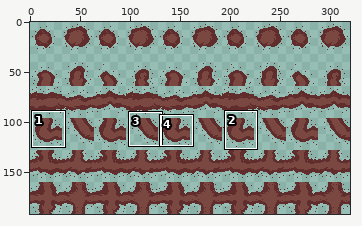
Two versions of one sprite sheet, Assets/Sprites/Aesthetic pack base set (Free)/Trail_New.png. Above, an overview of the earlier version with the close-up marked.
Close-up. Before:
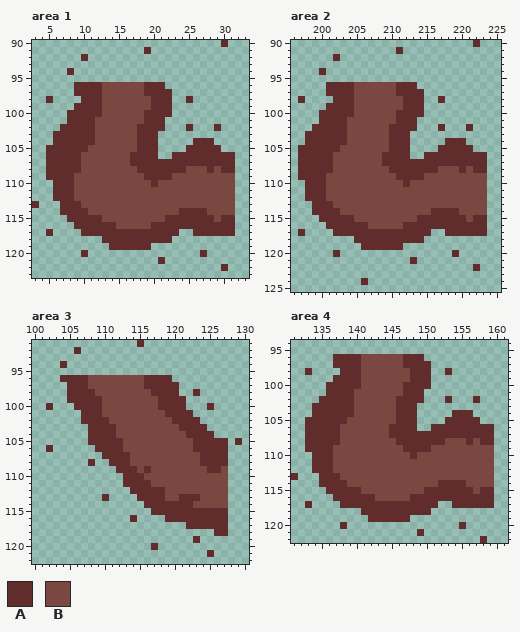
The file is 320x192 pixels. Shown: area 1: x 3..33, y 90..123; area 2: x 196..225, y 90..125; area 3: x 100..130, y 91..122; area 4: x 131..161, y 94..122. The commit also changed other parts of the picture, which this record leaves out.
Palette (. is transparent): A #602c2c  B #7a4841
Pixels before, area 1, first column x 3:
 90 ...........................A.
 91 ................A............
 92 .......A.....................
 93 .............................
 94 .....A.......................
 95 .............................
 96 ......AAAABBBBBBAAA..........
 97 ......AAAABBBBBBAAAA.........
 98 ..A....AAABBBBBBBAAA..A......
 99 ......AAAABBBBBBBAAA.........
100 .....AAAAABBBBBBAAAA.........
101 .....AAAABBBBBBBAAA..........
102 ....AAAAABBBBBBAAAA...A...A..
103 ...AAAAAABBBBBBAAA...........
104 ...AAAAAABBBBBBAAA.....AAA...
105 ..AAAAAABBBBBBBAAA....AAAAA..
106 ..AAAAABBBBBBBAAAA..AAAAAAAAA
107 ..AAAAABBBBBBBAAAAAAAAAAAAAAA
108 ..AAAAABBBBBBBBAAAAAAABBBABAA
109 ..AAAABBBBBBBBBBAAAABBBBBBBBB
110 ...AAABBBBBBBBBBBABBBBBBBBBBB
111 ...AAABBBBBBBBBBBBBBBBBBBBBBB
112 ...AAABBBBBBBBBBBBBBBBBBBBBBB
113 A...AAABBBBBBBBBBBBBBBBBBBBBB
114 ....AAAABBBBBBBBBBBBBAAAABBBB
115 .....AAAAABBBBBBBBBAAAAAAABAA
116 ......AAAAAABBBBBAAAAAAAAAAAA
117 ..A....AAAAAAAAAAAAAA..AAAAAA
118 ..........AAAAAAAAAA.........
119 ...........AAAAAA............
120 .......A................A....
121 ..................A..........
122 ...........................A.
Pixels before, area 2, first column x 197:
 90 .........................A.
 91 ..............A............
 92 .....A.....................
 93 ...........................
 94 ...A.......................
 95 ...........................
 96 ....AAAABBBBBBAAA..........
 97 ....AAAABBBBBBAAAA.........
 98 A....AAABBBBBBBAAA..A......
 99 ....AAAABBBBBBBAAA.........
100 ...AAAAABBBBBBAAAA.........
101 ...AAAABBBBBBBAAA..........
102 ..AAAAABBBBBBAAAA...A...A..
103 .AAAAAABBBBBBAAA...........
104 .AAAAAABBBBBBAAA.....AAA...
105 AAAAAABBBBBBBAAA....AAAAA..
106 AAAAABBBBBBBAAAA..AAAAAAAAA
107 AAAAABBBBBBBAAAAAAAAAAAAAAA
108 AAAAABBBBBBBBAAAAAAABBBABAA
109 AAAABBBBBBBBBBAAAABBBBBBBBB
110 .AAABBBBBBBBBBBABBBBBBBBBBB
111 .AAABBBBBBBBBBBBBBBBBBBBBBB
112 .AAABBBBBBBBBBBBBBBBBBBBBBB
113 ..AAABBBBBBBBBBBBBBBBBBBBBB
114 ..AAAABBBBBBBBBBBBBAAAABBBB
115 ...AAAAABBBBBBBBBAAAAAAABAA
116 ....AAAAAABBBBBAAAAAAAAAAAA
117 A....AAAAAAAAAAAAAA..AAAAAA
118 ........AAAAAAAAAA.........
119 .........AAAAAA............
120 .....A................A....
121 ................A..........
122 .........................A.
123 ...........................
124 .........A.................
Pixels before, area 3, first column x 102:
 91 .............A..............
 92 ....A.......................
 93 ............................
 94 ..A.........................
 95 ............................
 96 ..AAAABBBBBBBBAAAA..........
 97 ...AAABBBBBBBBAAAAA.........
 98 ...AAAABBBBBBBBAAAA..A......
 99 ...AAAAABBBBBBBBAAAA........
100 A...AAAABBBBBBBBAAAA...A....
101 .....AAABBBBBBBBBAAAA.......
102 .....AAAABBBBBBBBBAAAA......
103 ......AAAABBBBBBBBBAAAA.....
104 ......AAAABBBBBBBBBBAAAA....
105 ......AAAAABBBBBBBBBBAAAAA.A
106 A......AAAABBBBBBBBBBAAAAA..
107 ........AAAABBBBBBBBBBAAAA..
108 ......A..AAABBBBBBBBBBAAAA..
109 ..........AAABABBBBBBBBAAB..
110 ...........AAABBBBBBBBBBBB..
111 ...........AAAABBBBBBBBBBB..
112 ............AAAAABBBBBBBBB..
113 ........A....AAAABBAAABBBB..
114 ..............AAAAAAABBBBB..
115 ...............AAAAAAAAAAA..
116 ............A....AAAAAAAAA..
117 ....................AAAAAA..
118 ........................AA..
119 .....................A......
120 ...............A............
121 .......................A....
Pixels before, area 4, first column x 131:
 96 ......AAAABBBBBBAAA..........
 97 ......AAAABBBBBBAAAA.........
 98 ..A....AAABBBBBBBAAA..A......
 99 ......AAAABBBBBBBAAA.........
100 .....AAAAABBBBBBAAAA.........
101 .....AAAABBBBBBBAAA..........
102 ....AAAAABBBBBBAAAA...A...A..
103 ...AAAAAABBBBBBAAA...........
104 ...AAAAAABBBBBBAAA.....AAA...
105 ..AAAAAABBBBBBBAAA....AAAAA..
106 ..AAAAABBBBBBBAAAA..AAAAAAAAA
107 ..AAAAABBBBBBBAAAAAAAAAAAAAAA
108 ..AAAAABBBBBBBBAAAAAAABBBABAA
109 ..AAAABBBBBBBBBBAAAABBBBBBBBB
110 ...AAABBBBBBBBBBBABBBBBBBBBBB
111 ...AAABBBBBBBBBBBBBBBBBBBBBBB
112 ...AAABBBBBBBBBBBBBBBBBBBBBBB
113 A...AAABBBBBBBBBBBBBBBBBBBBBB
114 ....AAAABBBBBBBBBBBBBAAAABBBB
115 .....AAAAABBBBBBBBBAAAAAAABAA
116 ......AAAAAABBBBBAAAAAAAAAAAA
117 ..A....AAAAAAAAAAAAAA..AAAAAA
118 ..........AAAAAAAAAA.........
119 ...........AAAAAA............
120 .......A................A....
121 ..................A..........
122 ...........................A.
Once edited:
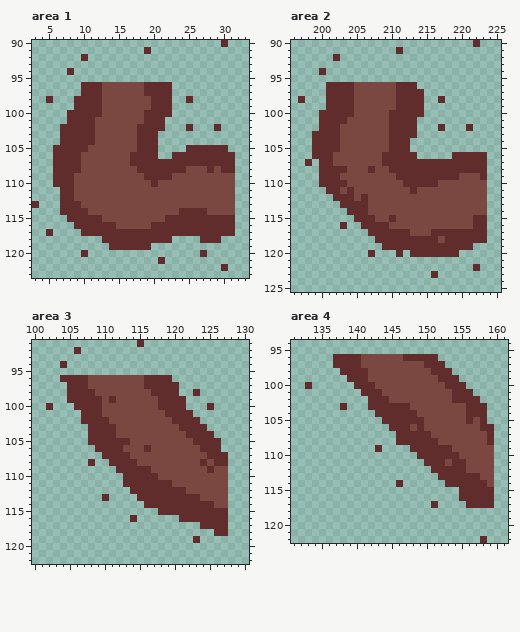
Edits made:
Area 1:
y 96: x 9 A -> .; x 22 . -> A
y 97: x 9 A -> .
y 98: x 9 . -> A
y 103: x 6 A -> .
y 104: x 6 A -> .; x 26..28 AAA -> ...
y 105: x 5 A -> .; x 30 . -> A
y 106..109: x 5 A -> .
y 111..112: x 6 A -> .
y 115: x 29 B -> A
y 117: x 24..25 .. -> AA
y 118: x 27..29 ... -> AAA
Area 2:
y 98: x 201 . -> A; x 211 B -> A
y 99: x 211 B -> A
y 100..101: x 210 B -> A
y 102: x 199 A -> .; x 203 A -> B
y 103: x 198 A -> .; x 203 A -> B; x 213 . -> A
y 104: x 198 A -> .; x 203 A -> B; x 218..220 AAA -> ...
y 105: x 197..198 AA -> ..; x 217..221 AAAAA -> .....
y 106: x 197..198 AA -> ..; x 213 . -> A; x 215..218 AAAA -> ....
y 107: x 197 A -> .; x 199 A -> .
y 108: x 197..199 AAA -> ...; x 202..203 BB -> AA; x 207 B -> A; x 217..219 BBB -> AAA; x 221 B -> A
y 109: x 197..199 AAA -> ...; x 201..202 BB -> AA; x 215..219 BBBBB -> AAAAA; x 223 B -> A
y 110: x 198..199 AA -> ..; x 201..203 BBB -> AAA; x 213..216 BBBB -> AAAA
y 111: x 198..202 AAABB -> ...AA; x 204 B -> A; x 213 B -> A
y 112: x 198..204 AAABBBB -> ....AAA; x 206 B -> A
y 113: x 199..206 AAABBBBB -> ....AAAA
y 114: x 199..206 AAAABBBB -> .....AAA; x 216..219 AAAA -> BBBB
y 115: x 200..207 AAAAABBB -> .....AAA; x 210 B -> A; x 214..220 AAAAAAA -> BBBBBBB
y 116: x 201..202 AA -> ..; x 204..205 AA -> ..; x 207..209 BBB -> AAA; x 212..221 AAAAAAAAAA -> BBBBBBBBBB
y 117: x 197 A -> .; x 202..206 AAAAA -> .....; x 213..217 AAA.. -> BBBAA
y 118: x 205..207 AAA -> ...; x 215..223 ......... -> AABAAAAAA
y 119: x 206..208 AAA -> ...; x 212..221 .......... -> AAAAAAAAAA
y 120: x 202 A -> .; x 207 . -> A; x 211 . -> A; x 213..218 ...... -> AAAAAA
y 121: x 213 A -> .
y 123: x 216 . -> A
y 124: x 206 A -> .
Area 3:
y 99: x 111 B -> A
y 105: x 113 B -> A; x 127 A -> .; x 129 A -> .
y 106: x 102 A -> .; x 116 B -> A; x 123 A -> B; x 127 A -> .
y 107: x 124 A -> B
y 108: x 114 B -> A; x 125 A -> B
y 109: x 115 B -> A; x 126 A -> B
y 110: x 116..117 BB -> AA
y 111: x 117..119 BBB -> AAA
y 112: x 119..121 BBB -> AAA
y 113: x 119..120 BB -> AA
y 114: x 123..125 BBB -> AAA
y 115: x 117 A -> .
y 116: x 119..120 AA -> ..
y 117: x 122..123 AA -> ..
y 120: x 117 A -> .
y 121: x 125 A -> .
Area 4:
y 96: x 150..151 .. -> AA
y 97: x 147..149 AAA -> BBB; x 151..152 .. -> AA
y 98: x 133 A -> .; x 141 B -> A; x 148..152 AAA.. -> BBBAA
y 99: x 137..138 AA -> ..; x 141 B -> A; x 148..154 AAA.... -> BBBBAAA
y 100: x 133 . -> A; x 136..139 AAAA -> ....; x 141..142 BB -> AA; x 147..155 AAAA..... -> BBBBBBAAA
y 101: x 136..143 AAAABBBB -> .....AAA; x 147..156 AAA....... -> BBBBBBBAAA
y 102: x 135..144 AAAAABBBBB -> .......AAA; x 146..156 AAAA...A... -> BBBBBBBBAAA
y 103: x 134..137 AAAA -> ....; x 139..145 ABBBBBB -> ...AAAA; x 148..158 A.......... -> BBBBBBBBAAA
y 104: x 134..145 AAAAAABBBBBB -> .........AAA; x 149..155 .....AA -> BBBBBBB; x 157..158 .. -> AA
y 105: x 133..145 AAAAAABBBBBBB -> ...........AA; x 149..155 ....AAA -> ABBBBBB; x 157..158 A. -> BA
y 106: x 133..144 AAAAABBBBBBB -> ............; x 148..157 A..AAAAAAA -> BABBBBBBBB
y 107: x 133..145 AAAAABBBBBBBA -> .............; x 151..158 AAAAAAAA -> BBBBBBBB
y 108: x 133..145 AAAAABBBBBBBB -> .............; x 152 A -> B; x 156 A -> B; x 158 A -> B
y 109: x 133..147 AAAABBBBBBBBBBA -> ..........A....; x 151..153 BBB -> AAA
y 110: x 134..154 AAABBBBBBBBBBBABBBBBB -> ...............AAAAAA
y 111: x 134..152 AAABBBBBBBBBBBBBBBB -> ................AAA; x 154..155 BB -> AA
y 112: x 134..155 AAABBBBBBBBBBBBBBBBBBB -> .................AAAAA
y 113: x 131 A -> .; x 135..157 AAABBBBBBBBBBBBBBBBBBBB -> .................AAAAAA
y 114: x 135..152 AAAABBBBBBBBBBBBBA -> ...........A......; x 156..158 BBB -> AAA
y 115: x 136..154 AAAAABBBBBBBBBAAAAA -> ...................; x 157 B -> A
y 116: x 137..154 AAAAAABBBBBAAAAAAA -> ..................
y 117: x 133 A -> .; x 138..150 AAAAAAAAAAAAA -> .............; x 154..155 AA -> ..
y 118: x 141..150 AAAAAAAAAA -> ..........
y 119: x 142..147 AAAAAA -> ......
y 120: x 138 A -> .; x 155 A -> .
y 121: x 149 A -> .
